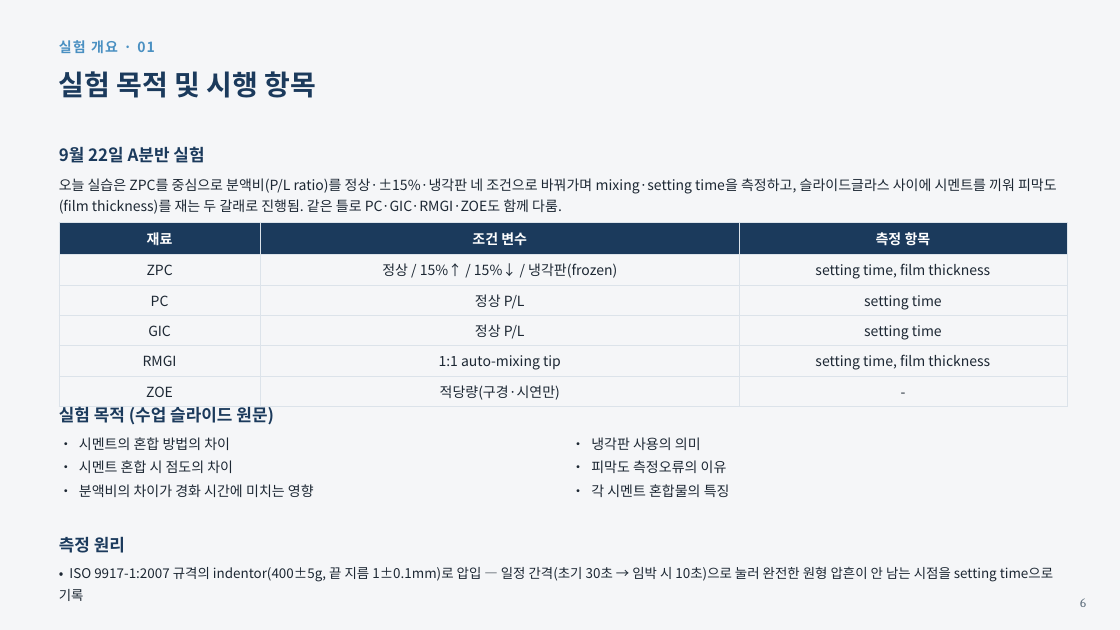
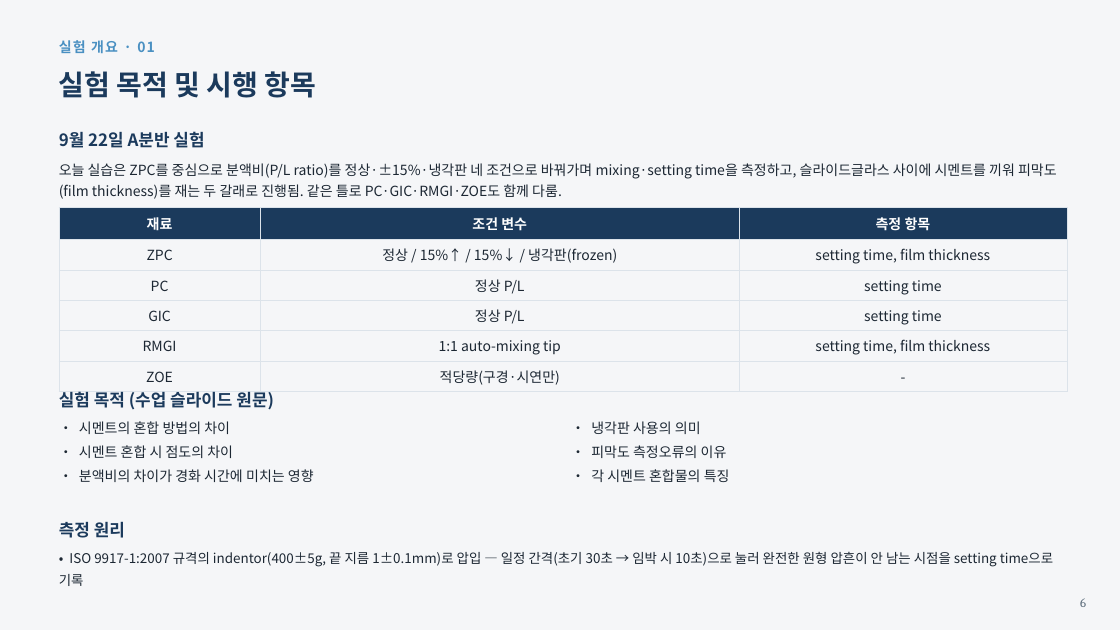
Before and after one commit to yojokem/-, a slide deck: slide 6 of 수복치과재료학실험/수복치과재료학실험_DentalCements_20260922.pptx. Drawn at 1120x630 pixels with LibreOffice and Linux fonts; fonts in the diff are those of the drawing. Boxes give left, top, right and bottom in pixels: in the first picture for what was removed or moved away, otherwise in the second. Text is boxed around its words. In the diff, an @@ line names an element or a change of style, - is before the commit and + after.

```diff
--- a/수복치과재료학실험/수복치과재료학실험_DentalCements_20260922.pptx
+++ b/수복치과재료학실험/수복치과재료학실험_DentalCements_20260922.pptx
@@ 7 texts, 1 table: place and size @@
-7 texts, 1 table at box(59, 146, 1067, 601)
+7 texts, 1 table at box(59, 131, 1067, 586)
```
Also in this commit, not shown: 12 other slides changed, 1 slide added, 4 other files.
